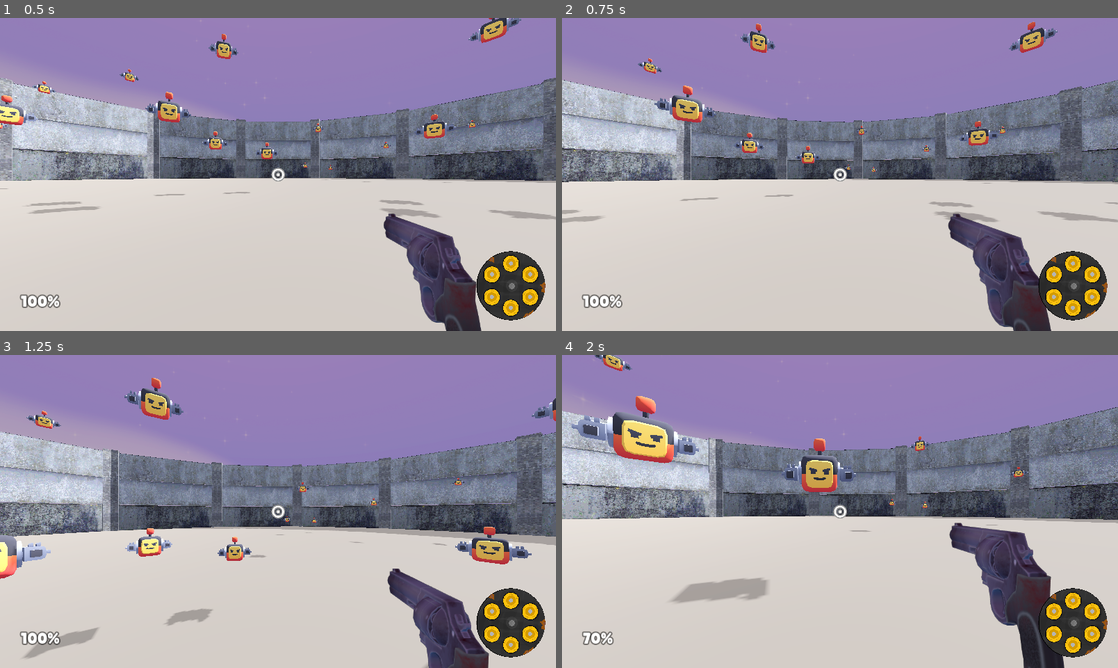
Above: before the commit, frames 1-4 (two rows, left to right).
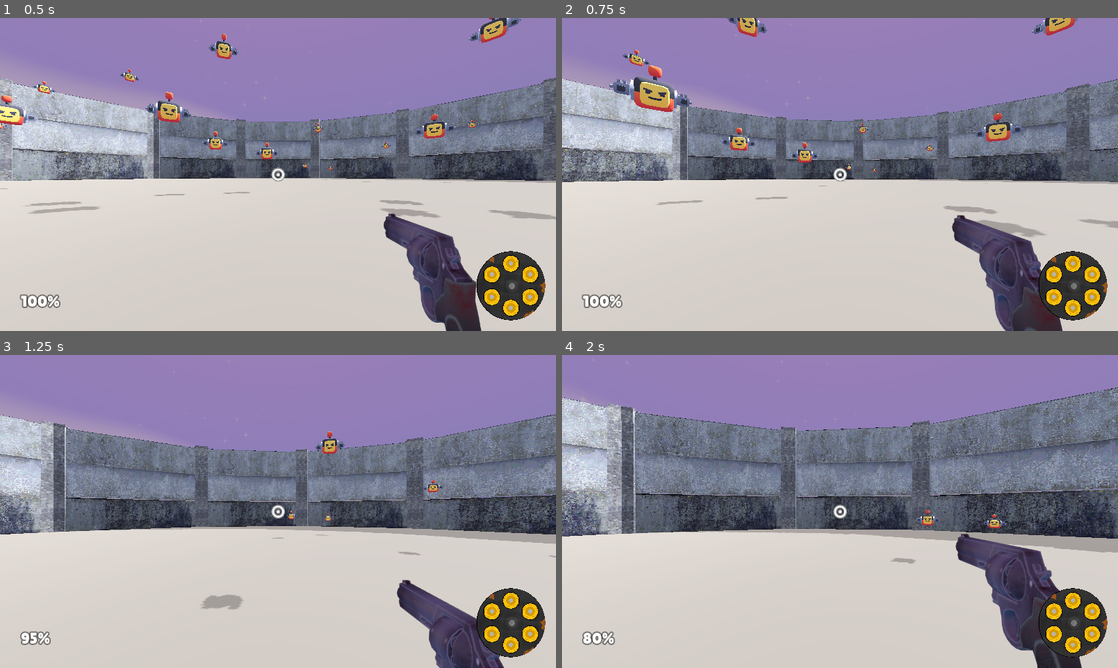
Above: after the commit, the same moments.

Repository: goob30/hackclub-haven
Game: Godot game, scene res://scenes/main.tscn
Two runs of this game, one before a commit and one after it. Both use one fixed random seed, a clock stepped at 60 frames per second and the inputs below.
Inputs (mouse positions are in pixels of both pictures, inside the frame that each line leads up to):
- Up to frame 1 (0.5 s): no input
- Up to frame 2 (0.75 s): move the mouse to (867, 174) at 0.52 s; hold W (move_forward) from 0.53 s (still down); hold F (parry) from 0.53 s (still down)
- Up to frame 3 (1.25 s): keep holding W (move_forward); keep holding F (parry); tap Space (jump) at 0.77, 1.07 s; tap Shift (dash, bound only after the commit) at 0.8 s
- Up to frame 4 (2 s): keep holding W (move_forward); move the mouse to (812, 511) at 1.27 s; release F (parry) at 1.28 s; tap Shift (dash, bound only after the commit) at 1.35 s; tap Space (jump) at 1.52, 1.55, 1.82 s

Frame 1 is identical in both runs. In frame 2, 12% of the frame differs, in the area x 0-100%, y 0-100%; in frame 3, 24%; in frame 4, 31%.

Commit message:
Faster movement, dash with parry reset, higher jump, rigid arms

Diff:
--- a/objects/player.gd
+++ b/objects/player.gd
@@ -3,9 +3,18 @@
 signal justShot
 
 @export_subgroup("Properties")
-@export var movement_speed = 5
+@export var movement_speed = 12
 @export_range(0, 100) var number_of_jumps: int = 2
-@export var jump_strength = 8
+@export var jump_strength = 11
+
+@export_subgroup("Dash")
+@export var dash_speed := 30.0
+@export var dash_duration := 0.15
+@export var dash_cooldown := 1.0
+
+var dash_time_left := 0.0
+var dash_cooldown_left := 0.0
+var dash_dir := Vector3.ZERO
 
 @export_subgroup("Weapons")
 @export var weapons: Array[Weapon] = []
@@ -106,12 +115,21 @@
 	applied_velocity = velocity.lerp(movement_velocity, delta * 10)
 	applied_velocity.y = - gravity
 
+	if dash_cooldown_left > 0.0:
+		dash_cooldown_left -= delta
+	if dash_time_left > 0.0:
+		dash_time_left -= delta
+		applied_velocity.x = dash_dir.x * dash_speed
+		applied_velocity.z = dash_dir.z * dash_speed
+		applied_velocity.y = 0.0
+		gravity = 0.0
+
 	velocity = applied_velocity
 	move_and_slide()
 
 	# Rotation
 	container.position = lerp(container.position, container_offset - (basis.inverse() * applied_velocity / 30), delta * 10)
-	arms.position = arms_base_position + (container.position - container_offset) * 0.4
+	arms.position = arms_base_position
 
 	# Movement sound
 
@@ -180,6 +198,9 @@
 	if Input.is_action_just_pressed("jump"):
 		if jumps_remaining:
 			action_jump()
+
+	if Input.is_action_just_pressed("dash"):
+		action_dash(input)
 
 	# Weapon switching
 
@@ -222,6 +243,16 @@
 	Audio.play("sounds/jump_a.ogg, sounds/jump_b.ogg, sounds/jump_c.ogg")
 	gravity = - jump_strength
 	jumps_remaining -= 1
+
+func action_dash(input: Vector2):
+	if dash_cooldown_left > 0.0 or dash_time_left > 0.0: return
+	var dir := transform.basis * Vector3(input.x, 0, input.y)
+	if dir.length() < 0.1:
+		dir = -transform.basis.z
+	dash_dir = dir.normalized()
+	dash_time_left = dash_duration
+	dash_cooldown_left = dash_cooldown
+	Audio.play("sounds/jump_a.ogg")
 
 # Shooting
 
@@ -358,6 +389,7 @@
 	var parried: bool = bullet.try_parry(get_crosshair_point(), forward)
 	if parried:
 		Audio.play(weapon.sound_shoot)
+		dash_cooldown_left = 0.0
 		parry_succeeded.emit()
 
 func _on_parry_cooldown_done():
--- a/project.godot
+++ b/project.godot
@@ -72,6 +72,12 @@
 , Object(InputEventJoypadButton,"resource_local_to_scene":false,"resource_name":"","device":-1,"button_index":0,"pressure":0.0,"pressed":true,"script":null)
 ]
 }
+dash={
+"deadzone": 0.5,
+"events": [Object(InputEventKey,"resource_local_to_scene":false,"resource_name":"","device":-1,"window_id":0,"alt_pressed":false,"shift_pressed":false,"ctrl_pressed":false,"meta_pressed":false,"pressed":false,"keycode":0,"physical_keycode":4194325,"key_label":0,"unicode":0,"location":0,"echo":false,"script":null)
+, Object(InputEventJoypadButton,"resource_local_to_scene":false,"resource_name":"","device":-1,"button_index":1,"pressure":0.0,"pressed":true,"script":null)
+]
+}
 camera_left={
 "deadzone": 0.5,
 "events": [Object(InputEventJoypadMotion,"resource_local_to_scene":false,"resource_name":"","device":-1,"axis":2,"axis_value":-1.0,"script":null)
